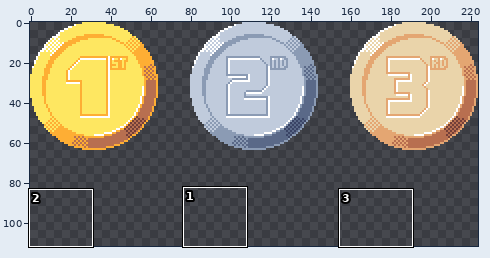
Pixel-art file, stored at core/assets-src/ui/best-indicators.slices.ase. Above: a wide view before the commit, with the close-up outlined.
Close-up. The starting point:
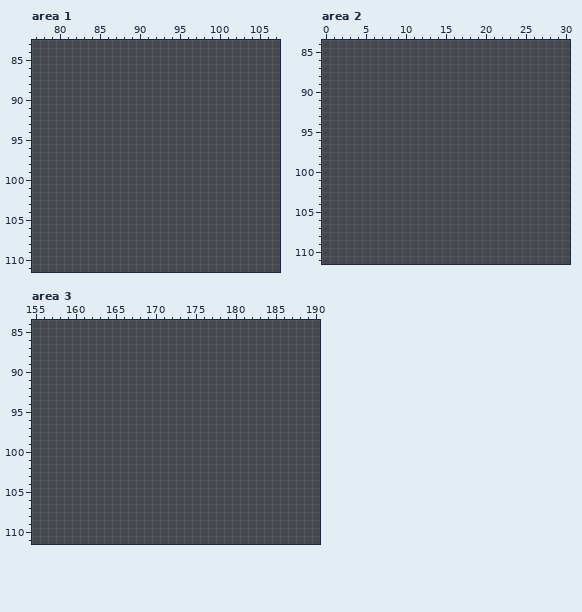
224x112 pixels, 1 frame. Shown: area 1: x 77..107, y 83..111; area 2: x 0..30, y 84..111; area 3: x 155..190, y 84..111.
After the commit:
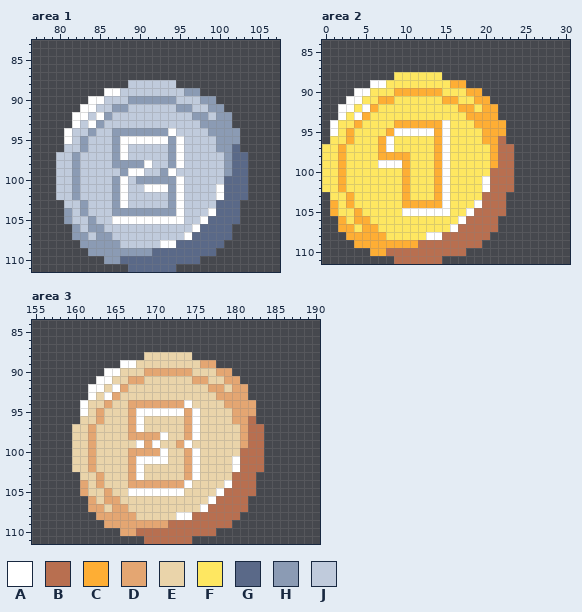
Palette (. is transparent): A #ffffff  B #b86f50  C #feae34  D #e4a672  E #ead4aa  F #fee761  G #5a6988  H #8b9bb4  J #c0cbdc
Commit message: Show small version of best indicators on SelectTrack screen
The exact change:
Changed rows in their new state; - is an unchanged pixel.
Area 1:
first column x 80:
 88 ---------JJJJJJ---------
 89 ------AAJJJJJJJJHH------
 90 ----AAJJJHHHHHHJJJHH----
 91 ---AAJJHHJJJJJJHHJJHH---
 92 --AAJAHJJJJJJJJJJHHJHH--
 93 --AJAHJJJJJJJJJJJJHHHH--
 94 -AJJHJJHHHHHHHAJJJJHHHH-
 95 -AJHJJJHAAAAAAHAJJJJHHH-
 96 -JJHJJJHAJJJJJHAJJJJHHG-
 97 JJHJJJJHAJJJJJHAJJJJJHGG
 98 JJHJJJJHHHHAJJHAJJJJJHGG
 99 JJHJJJJJHAAJJHAJJJJJJHGG
100 JJHJJJJHAJHHHHHAJJJJJGGG
101 JJHJJJJHAJJAAAHAJJJJAGGG
102 JJHJJJJHAJJJJJHAJJJJAGGG
103 -JJHJJJHAJJJJJHAJJJJGGG-
104 -HJHJJJHHHHHHHHAJJJAGGG-
105 -HJJHJJAAAAAAAAAJJAGGGG-
106 --HJHHJJJJJJJJJJJAGGGG--
107 --HHJHHJJJJJJJJJAGGGGG--
108 ---HHHHHJJJJJAAGGGGGG---
109 ----HHHHHHHHGGGGGGGG----
110 ------HHGGGGGGGGGG------
111 ---------GGGGGG---------
Area 2:
first column x 0:
 88 ---------FFFFFF---------
 89 ------AAFFFFFFFFCC------
 90 ----AAFFFCCCCCCFFFCC----
 91 ---AAFFCCFFFFFFCCFFCC---
 92 --AAFACFFFFFFFFFFCCFCC--
 93 --AFACFFFFFFFFFFFFCCCC--
 94 -AFFCFFFFCCCCCCAFFFCCCC-
 95 -AFCFFFFCAAAAACAFFFFCCC-
 96 -FFCFFFCAFFFFFCAFFFFCCB-
 97 FFCFFFFCAFFFFFCAFFFFFCBB
 98 FFCFFFFCCCCFFFCAFFFFFCBB
 99 FFCFFFFAAACFFFCAFFFFFCBB
100 FFCFFFFFFFCFFFCAFFFFFBBB
101 FFCFFFFFFFCFFFCAFFFFABBB
102 FFCFFFFFFFCFFFCAFFFFABBB
103 -FFCFFFFFFCFFFCAFFFFBBB-
104 -CFCFFFFFFCCCCCAFFFABBB-
105 -CFFCFFFFFAAAAAAFFABBBB-
106 --CFCCFFFFFFFFFFFABBBB--
107 --CCFCCFFFFFFFFFABBBBB--
108 ---CCCCCFFFFFAABBBBBB---
109 ----CCCCCCCCBBBBBBBB----
110 ------CCBBBBBBBBBB------
111 ---------BBBBBB---------
Area 3:
first column x 160:
 88 ---------EEEEEE---------
 89 ------AAEEEEEEEEDD------
 90 ----AAEEEDDDDDDEEEDD----
 91 ---AAEEDDEEEEEEDDEEDD---
 92 --AAEADEEEEEEEEEEDDEDD--
 93 --AEADEEEEEEEEEEEEDDDD--
 94 -AEEDEEDDDDDDDAEEEEDDDD-
 95 -AEDEEEDAAAAAADAEEEEDDD-
 96 -EEDEEEDAEEEEEDAEEEEDDB-
 97 EEDEEEEDAEEEEEDAEEEEEDBB
 98 EEDEEEEDDDDAEEDAEEEEEDBB
 99 EEDEEEEEADAEEDAEEEEEEDBB
100 EEDEEEEDDDDAEEDAEEEEEBBB
101 EEDEEEEDAAAAEEDAEEEEABBB
102 EEDEEEEDAEEEEEDAEEEEABBB
103 -EEDEEEDAEEEEEDAEEEEBBB-
104 -DEDEEEDDDDDDDAEEEEABBB-
105 -DEEDEEAAAAAAAEEEEABBBB-
106 --DEDDEEEEEEEEEEEABBBB--
107 --DDEDDEEEEEEEEEABBBBB--
108 ---DDDDDEEEEEAABBBBBB---
109 ----DDDDDDDDBBBBBBBB----
110 ------DDBBBBBBBBBB------
111 ---------BBBBBB---------
Changed places in both close-ups, as pixel boxes (x1, y1, x2, y2):
added: (56, 80, 248, 272)
added: (322, 72, 514, 264)
added: (72, 352, 264, 544)
